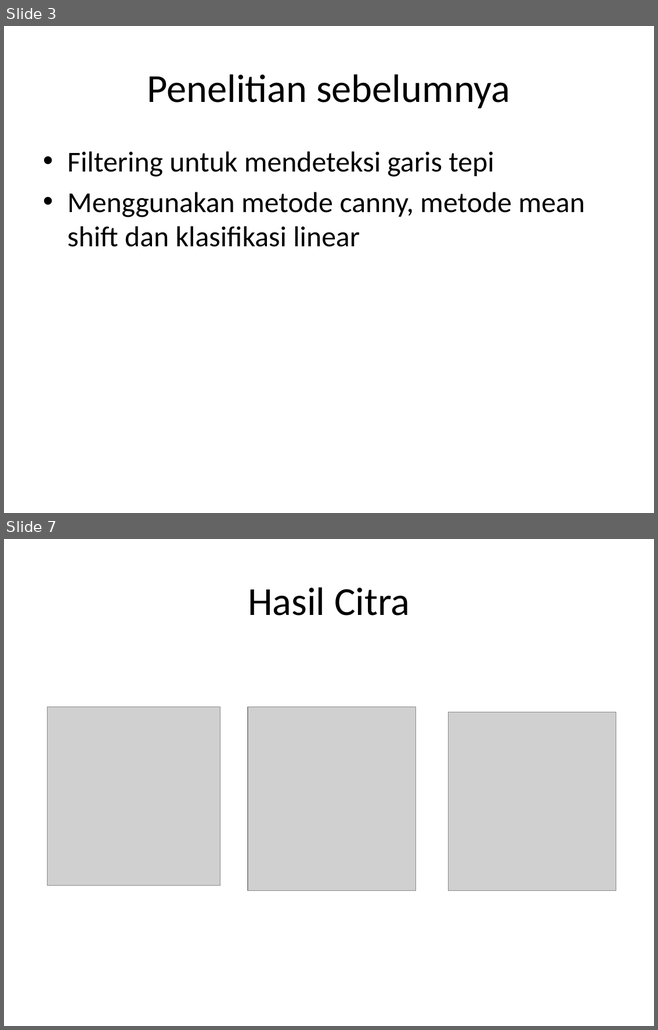
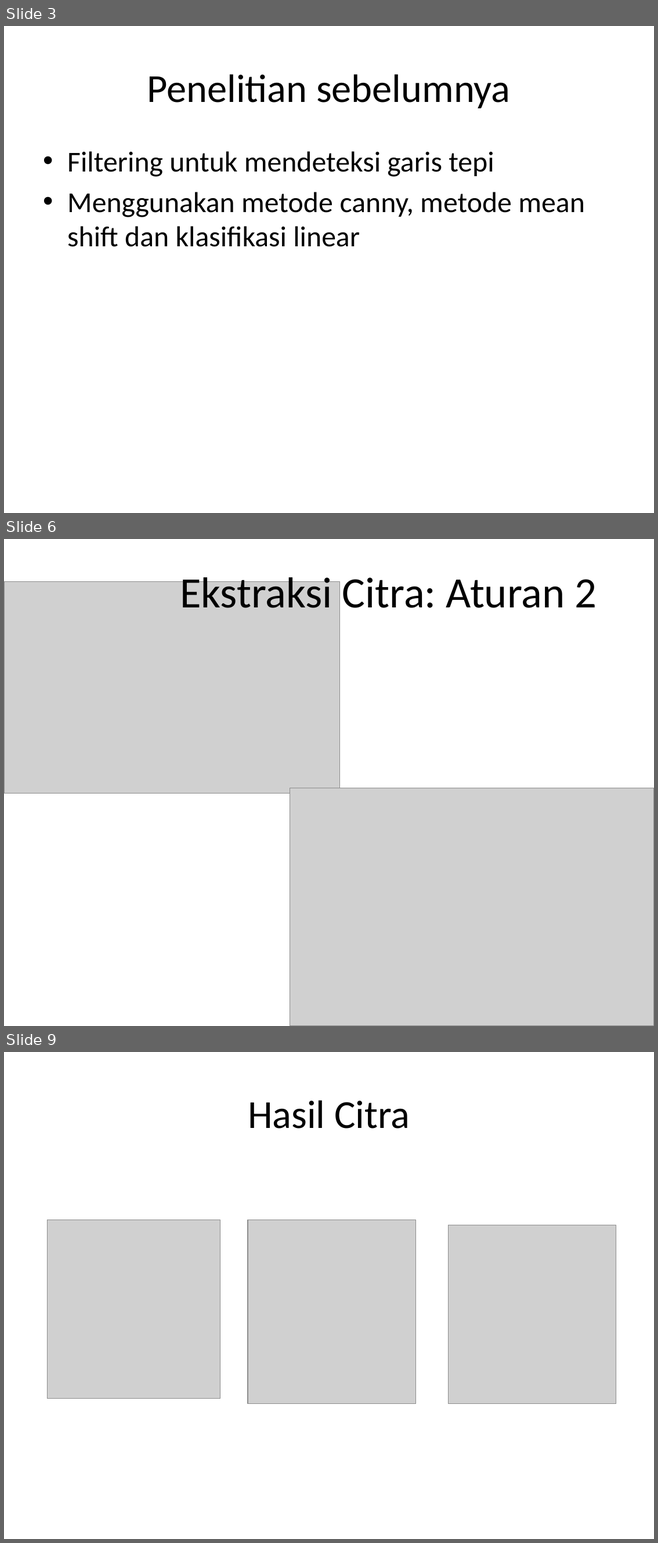
Before and after one commit to tbalci/pln-pcd, a slide deck: presentasi PCD.pptx. Shown one above the other, each under a label of ours: slides 3 and 7 before the commit, slides 3, 6 and 9 after it; the slides between them are not shown. The pictures are 658x1030 and 658x1543 pixels, drawn with LibreOffice and Linux fonts; fonts in the diff are those of the drawing; grey boxes stand for pictures. Boxes give left, top, right and bottom in pixels: in the first picture for what was removed or moved away, otherwise in the second. Text is boxed around its words. In the diff, an @@ line names an element or a change of style, - is before the commit and + after.

```diff
--- a/presentasi PCD.pptx
+++ b/presentasi PCD.pptx
@@ slide 6 added at (4,539,654,1026), background #FFFFFF @@
@@ title added at (180,571,596,608), 48 pt, text #000000 @@
+Ekstraksi Citra: Aturan 2
@@ picture added at (4,581,340,793) @@
@@ picture added at (289,788,654,1026) @@
@@ what was slide 7 is now slide 9 @@
```
Also in this commit, not shown: 5 slides changed, 7 other slides added, 2 slides removed.
